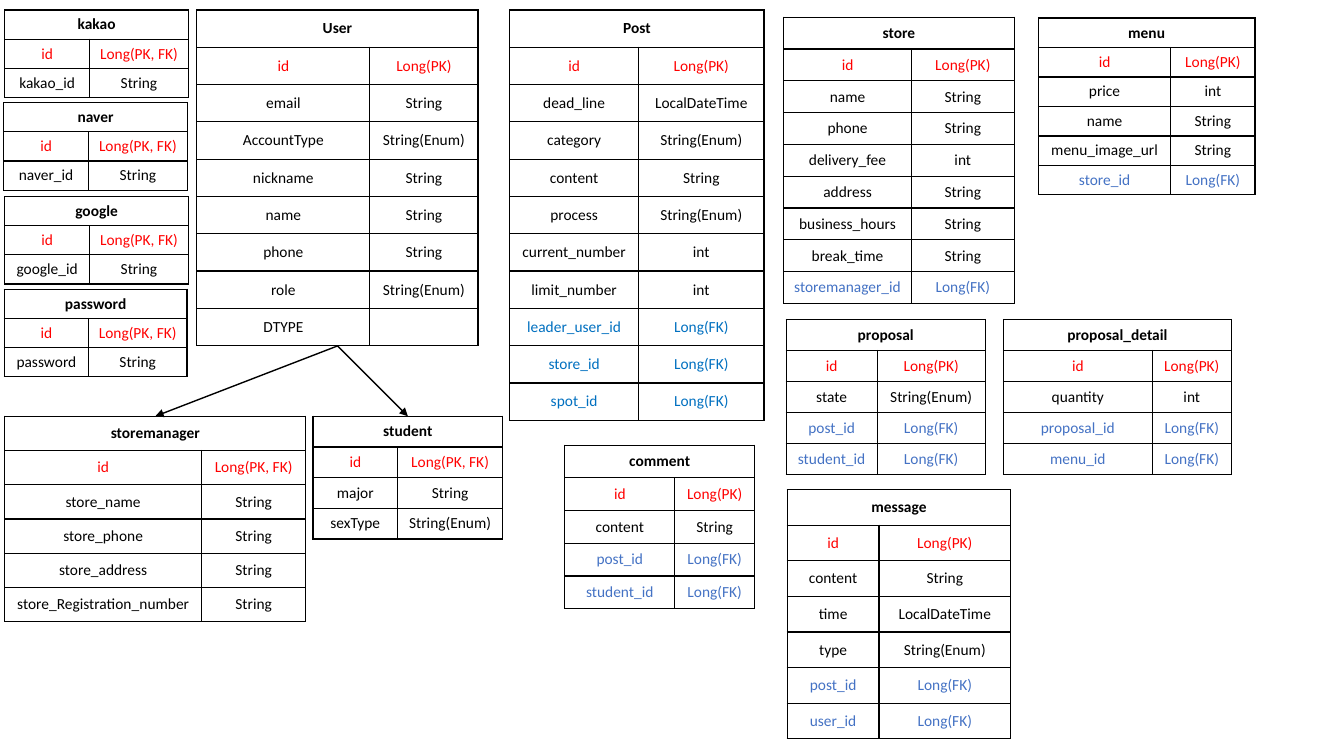
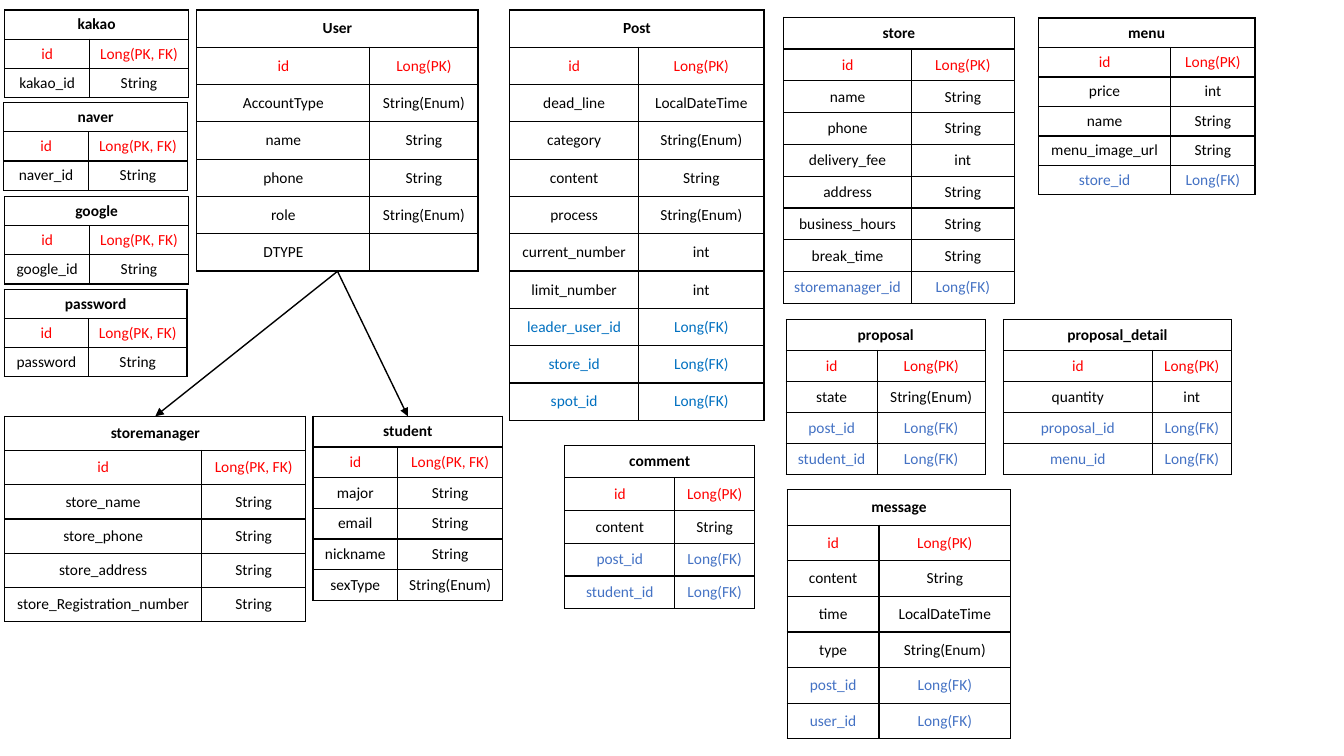
Before and after one commit to 1-n-Fee/1-n-Server, a slide deck: slide 1 of DB 설계.pptx. Drawn at 1344x756 pixels with LibreOffice and Linux fonts; fonts in the diff are those of the drawing. Boxes give left, top, right and bottom in pixels: in the first picture for what was removed or moved away, otherwise in the second. Text is boxed around its words. In the diff, an @@ line names an element or a change of style, - is before the commit and + after.

```diff
--- a/DB 설계.pptx
+++ b/DB 설계.pptx
@@ table at [197, 10, 478, 271] @@
-row 3: email | String
-row 5: nickname | String
@@ arrow moved from (338, 346) - (155, 416) to (338, 271) - (155, 416) @@
@@ arrow moved from (338, 346) - (408, 416) to (338, 271) - (408, 416) @@
@@ table at [314, 416, 503, 601] @@
+row 4: email | String
+row 5: nickname | String
```
Also in this commit, not shown: 11 other files.
